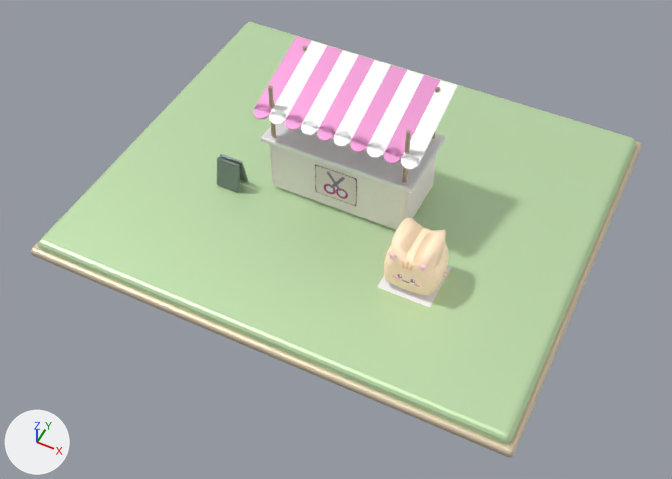
An edit to the glTF model game/art/models/buildings/salon/building_salon_L02.glb, drawn before and after from the same camera.
Both versions are drawn from a camera (50 mm lens) standing at (15.4, -32.8, 36.1) and looking at (0.8, -3.6, -0.3). Arrows for +X, +Y and +Z are at lower left; the lights stay in place. The older version comes first. Where no turn or scale is listed for an object, it has been applied to the vertices.

The older version as bpy lines, for what is in view:
```python
me_mesh_1 = bpy.data.meshes.new('Mesh_1')
me_mesh_1.from_pydata(...)  # 128 vertices, 252 faces; spans x -4.0..4.0, y -2.0..2.0, z 0.0..3.4
me_mesh_1.materials.append(mat_material_1)  # white #fff2f8
me_mesh_19 = bpy.data.meshes.new('Mesh_19')
me_mesh_19.from_pydata(...)  # 112 vertices, 220 faces; spans x -13.0..13.0, y -11.0..11.0, z -0.8..0.0
me_mesh_19.materials.append(mat_material_16)  # green #ceecbb
me_mesh_20 = bpy.data.meshes.new('Mesh_20')
me_mesh_20.from_pydata(...)  # 112 vertices, 220 faces; spans x -13.3..13.3, y -11.3..11.3, z -1.0..-0.5
me_mesh_20.materials.append(mat_material_17)  # beige #e6d5b8
ob_mesh_1 = bpy.data.objects.new('Mesh_1', me_mesh_1)
ob_mesh_1.location = (0.0, 0.0, 0.0)
ob_mesh_19 = bpy.data.objects.new('Mesh_19', me_mesh_19)
ob_mesh_19.location = (0.0, 0.0, 0.0)
ob_mesh_20 = bpy.data.objects.new('Mesh_20', me_mesh_20)
ob_mesh_20.location = (0.0, 0.0, 0.0)
# also in view: 'Mesh_5' at (-0.4, -2.2, 5.5); 'Mesh_2' at (0.1, 0.1, 5.1); 'Mesh_7' at (-6.0, -2.7, 0.9); 'Mesh_4' at (-0.5, 0.1, 6.2); 'Mesh_13' at (5.6, -4.4, 1.6)
```
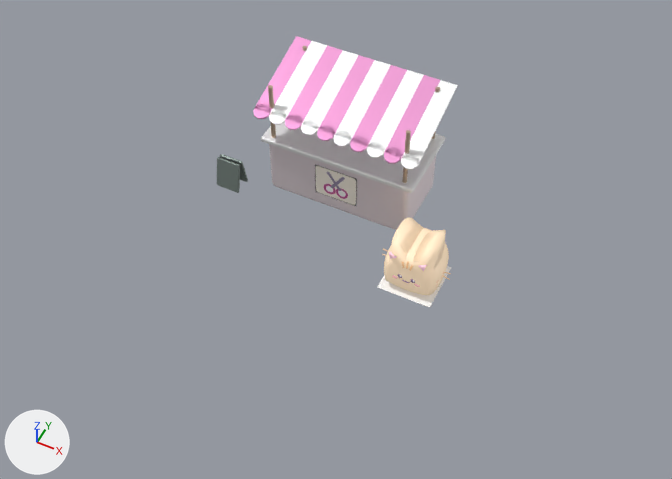
What differs and where, as boxes (x1, y1, x2, y2) in the pictures (672 x 479 px):
'Mesh_19', deleted (green)
    before: (38, 22, 636, 444)
'Mesh_20', deleted
    before: (30, 29, 642, 457)

Edits to the bpy script that builds the scene:
```text
Remove ob_mesh_19:
    ob_mesh_19 = bpy.data.objects.new('Mesh_19', me_mesh_19)
    ob_mesh_19.location = (0.0, 0.0, 0.0)
Remove ob_mesh_20:
    ob_mesh_20 = bpy.data.objects.new('Mesh_20', me_mesh_20)
    ob_mesh_20.location = (0.0, 0.0, 0.0)
```
